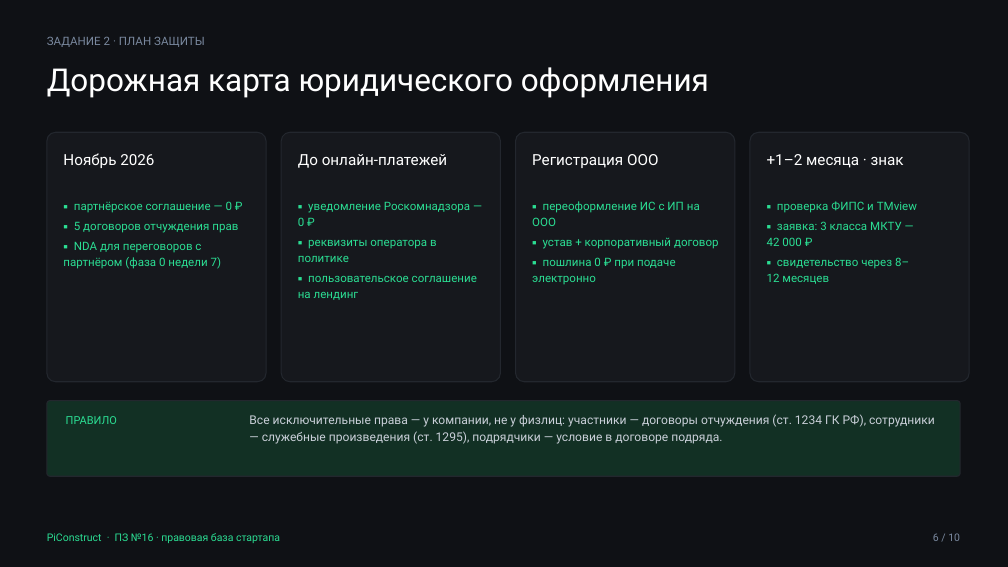
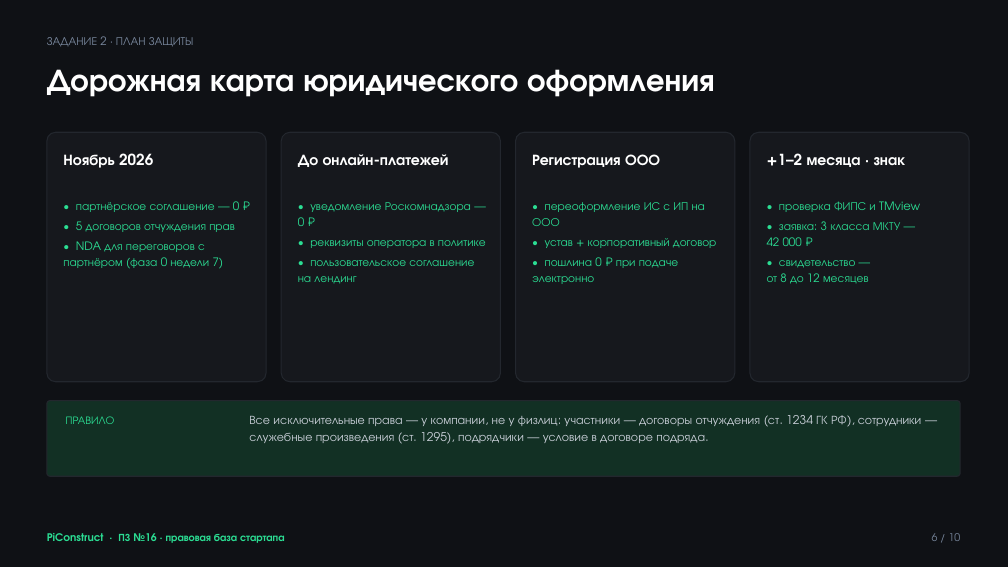
Before and after one commit to Eaglet12IQ/startup-team-1, a slide deck: slide 6 of READMEs/sem_7/week8/attachments/PiConstruct_Правовая_база.pptx. Drawn at 1008x567 pixels with LibreOffice and Linux fonts; fonts in the diff are those of the drawing. Boxes give left, top, right and bottom in pixels: in the first picture for what was removed or moved away, otherwise in the second. Text is boxed around its words. In the diff, an @@ line names an element or a change of style, - is before the commit and + after.

Commit message:
fix: switch week 8 presentation to Rubik per design system

```diff
--- a/READMEs/sem_7/week8/attachments/PiConstruct_Правовая_база.pptx
+++ b/READMEs/sem_7/week8/attachments/PiConstruct_Правовая_база.pptx
@@ font Roboto to TeX Gyre Adventor, bold on in 6 elements at (x1=47, y1=69, x2=715, y2=97), (x1=47, y1=533, x2=285, y2=543), (x1=63, y1=153, x2=153, y2=168), (x1=298, y1=154, x2=449, y2=167), (x1=532, y1=154, x2=660, y2=168), (x1=767, y1=153, x2=906, y2=167) @@
@@ text at (x1=63, y1=201, x2=239, y2=269): text changed; font Roboto to TeX Gyre Adventor @@
-▪ партнёрское соглашение — 0 ₽
-▪ 5 договоров отчуждения прав
-▪ NDA для переговоров с партнёром (фаза 0 недели 7)
+• партнёрское соглашение — 0 ₽
+• 5 договоров отчуждения прав
+• NDA для переговоров с партнёром (фаза 0 недели 7)
@@ text at (x1=298, y1=202, x2=486, y2=284): text changed; font Roboto to TeX Gyre Adventor @@
-▪ уведомление Роскомнадзора — 0 ₽
-▪ реквизиты оператора в политике
-▪ пользовательское соглашение на лендинг
+• уведомление Роскомнадзора — 0 ₽
+• реквизиты оператора в политике
+• пользовательское соглашение на лендинг
@@ text at (x1=532, y1=202, x2=716, y2=284): text changed; font Roboto to TeX Gyre Adventor @@
-▪ переоформление ИС с ИП на ООО
-▪ устав + корпоративный договор
-▪ пошлина 0 ₽ при подаче электронно
+• переоформление ИС с ИП на ООО
+• устав + корпоративный договор
+• пошлина 0 ₽ при подаче электронно
@@ text at (x1=767, y1=201, x2=920, y2=284): text changed; font Roboto to TeX Gyre Adventor @@
-▪ проверка ФИПС и TMview
-▪ заявка: 3 класса МКТУ — 42 000 ₽
-▪ свидетельство через 8–12 месяцев
+• проверка ФИПС и TMview
+• заявка: 3 класса МКТУ — 42 000 ₽
+• свидетельство — от 8 до 12 месяцев
@@ font Roboto to TeX Gyre Adventor in 4 elements at (x1=47, y1=36, x2=194, y2=47), (x1=932, y1=533, x2=961, y2=541), (x1=66, y1=416, x2=115, y2=424), (x1=249, y1=415, x2=921, y2=444) @@
```
Also in this commit, not shown: 9 other slides changed, 10 other files.
